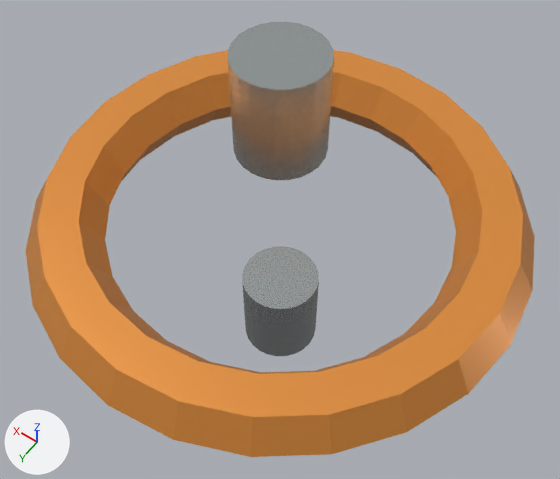
Before and after pictures for a commit that changed the glTF model assets/models/items/item-screws/item-screws_variant_a.glb.
Rendered twice from a 50 mm lens placed at (-0.339, 0.476, 1.006), pointed at (-0.011, 0.017, 0.284). Lighting does not change. The marker at lower left points along +X, +Y and +Z. The older version comes first. Objects named as collision shapes, trigger or cutter boxes, shadow casters or lower levels of detail are left out. Where no turn or scale is listed for an object, it has been applied to the vertices.

Objects in the first picture: 'Coil end', 'Coil end.001', 'Coiled conductor'.
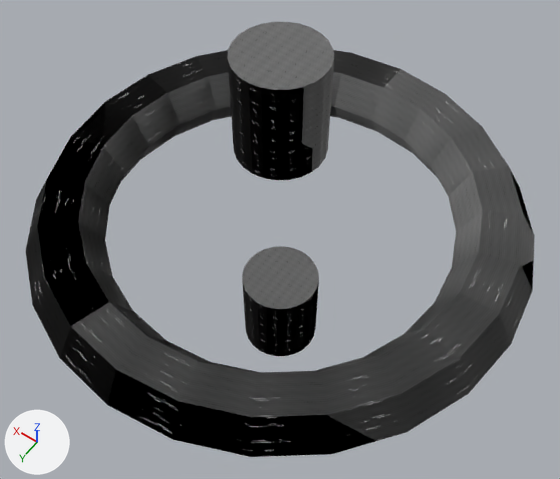
The newer file is also turned or shifted as a whole; pictures and numbers use the older file's frame.

Pixel boxes (x1, y1, x2, y2) of what changed, in the pictures (560 x 479 px):
'Coiled conductor', surface changed (orange to grey)
    both: (25, 50, 535, 457)
'Coil end', surface changed (darker)
    both: (228, 22, 334, 180)
'Coil end.001', surface changed (light grey to grey)
    both: (242, 246, 319, 356)

Diff of the bpy script that builds the scene:
```diff
--- a/assets/models/items/item-screws/item-screws_variant_a.glb.py
+++ b/assets/models/items/item-screws/item-screws_variant_a.glb.py
@@ img_metal_roughness_001 @@
+img_metal_roughness_001 = load_image('metal_roughness.001', '_unpacked/metal_roughness.001', 256, 256, 'Non-Color')
@@ img_metal_albedo @@
+img_metal_albedo = load_image('metal_albedo', '_unpacked/metal_albedo', 256, 256, 'sRGB')
@@ img_metal_height @@
+img_metal_height = load_image('metal_height', '_unpacked/metal_height', 256, 256, 'Non-Color')
@@ img_metal_roughness @@
+img_metal_roughness = load_image('metal_roughness', '_unpacked/metal_roughness', 256, 256, 'Non-Color')
@@ mat_item_brushed_metal @@
 mat_item_brushed_metal = bpy.data.materials.new('Item brushed metal')
-# nodes: BsdfPrincipled, OutputMaterial
-# colours: light grey #b8bfbf
+# nodes: BsdfPrincipled, Math, NormalMap, OutputMaterial, SeparateColor, TexImage x3
+# uses the picture img_metal_albedo
+# uses the picture img_metal_height
+# uses the picture img_metal_roughness
@@ mat_item_amber_enamel @@
 mat_item_amber_enamel = bpy.data.materials.new('Item amber enamel')
-# nodes: BsdfPrincipled, OutputMaterial
-# colours: orange #ed9945
+# nodes: BsdfPrincipled, Math, NormalMap, OutputMaterial, SeparateColor, TexImage x3
+# uses the picture img_metal_albedo
+# uses the picture img_metal_height
+# uses the picture img_metal_roughness_001
```
